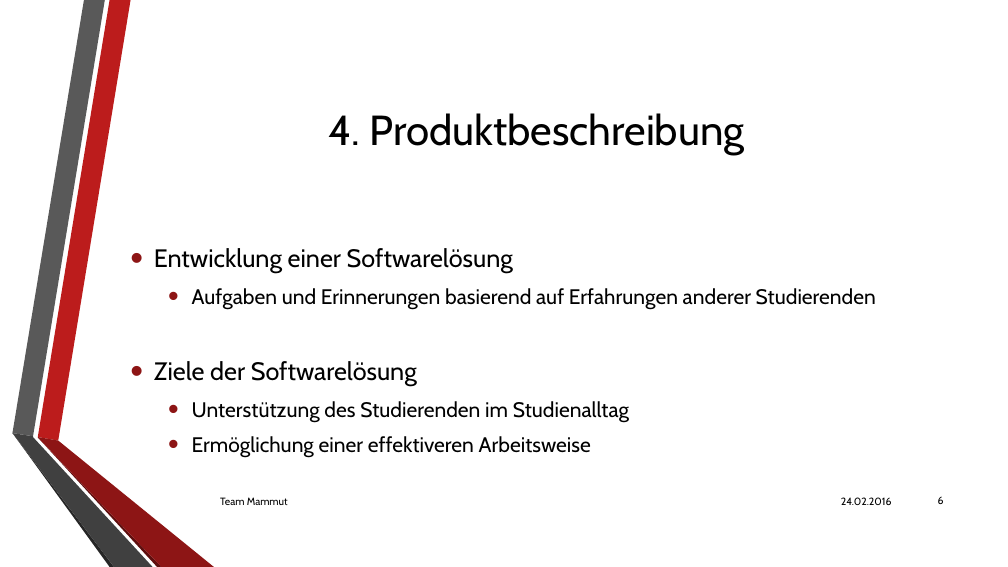
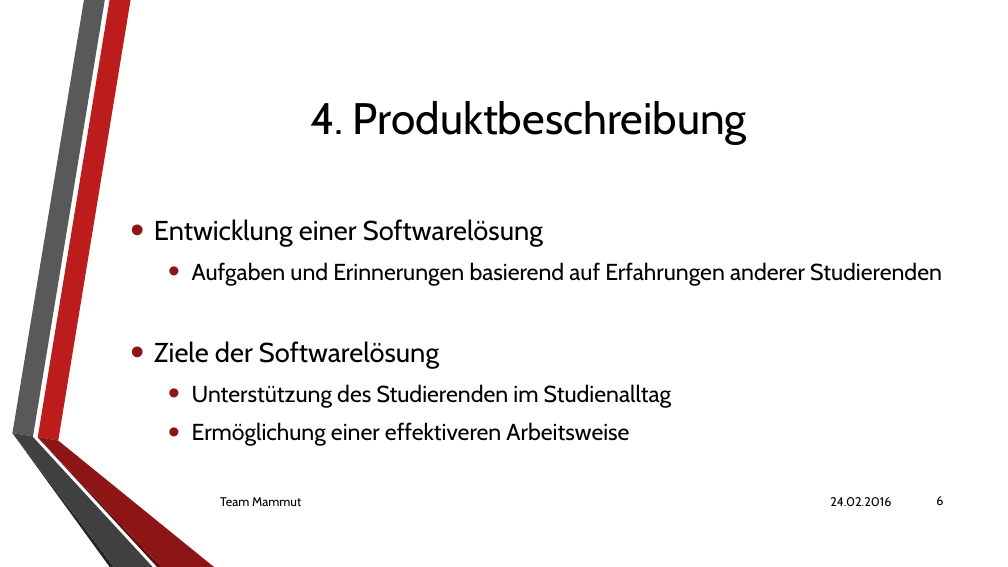
Before and after one commit to Pfeifenjoy/norbert, a slide deck: slide 6 of praesentationens/projektvorstellung/projektvorstellung.pptx. Drawn at 1008x567 pixels with LibreOffice and Linux fonts; fonts in the diff are those of the drawing; background and template pictures are left out. Boxes give left, top, right and bottom in pixels: in the first picture for what was removed or moved away, otherwise in the second. Text is boxed around its words. In the diff, an @@ line names an element or a change of style, - is before the commit and + after.

Commit message:
changed some word and font size @praesentatio

```diff
--- a/praesentationens/projektvorstellung/projektvorstellung.pptx
+++ b/praesentationens/projektvorstellung/projektvorstellung.pptx
@@ title "4. Produktbeschreibung" at [310, 101, 747, 145]: size 40 to 42 pt @@
@@ text "Entwicklung einer Softwarelösung": place and size @@
-text "Entwicklung einer Softwarelösung" at [154, 248, 876, 458]
+text "Entwicklung einer Softwarelösung" at [154, 219, 942, 446]
@@ text "Entwicklung einer Softwarelösung" at [154, 219, 942, 446]: size 24 to 26 pt in "Entwicklung einer Softwarelösung", "Ziele der Softwarelösung"; size 20 to 22 pt in "Aufgaben und Erinnerungen basierend auf Erfahrungen anderer ...", "Unterstützung des Studierenden im Studienalltag", "Ermöglichung einer effektiveren Arbeitsweise" @@
@@ text "Team Mammut" at [220, 497, 301, 506]: size 10 to 12 pt @@
@@ text "24.02.2016" at [830, 497, 891, 506]: size 10 to 12 pt @@
```
Also in this commit, not shown: 6 other slides changed.
